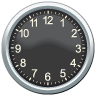
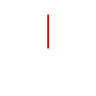
Before/after of a 96x96 layered artwork. What changed in the layer stack:
added layer "seconds" above "bg" over [47, 14, 49, 49]
hid "bg", painted on it over [1, 1, 95, 95]
